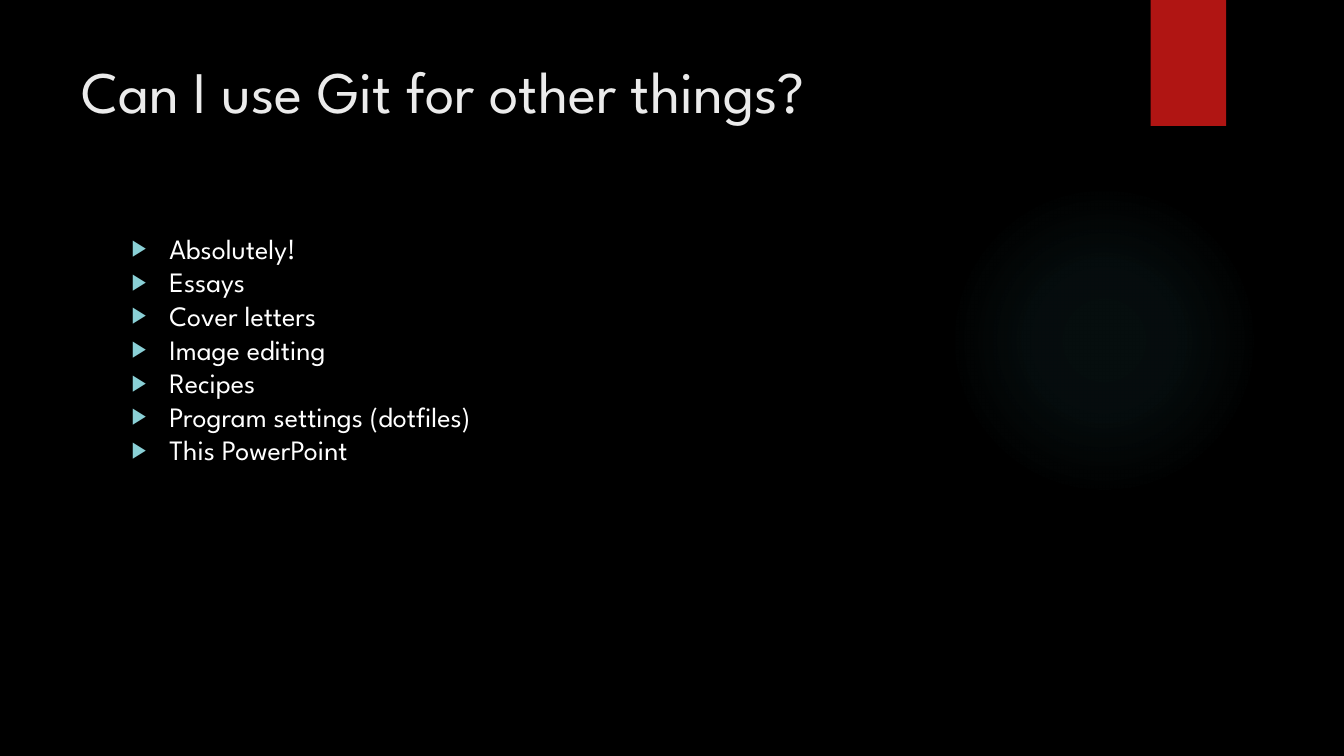
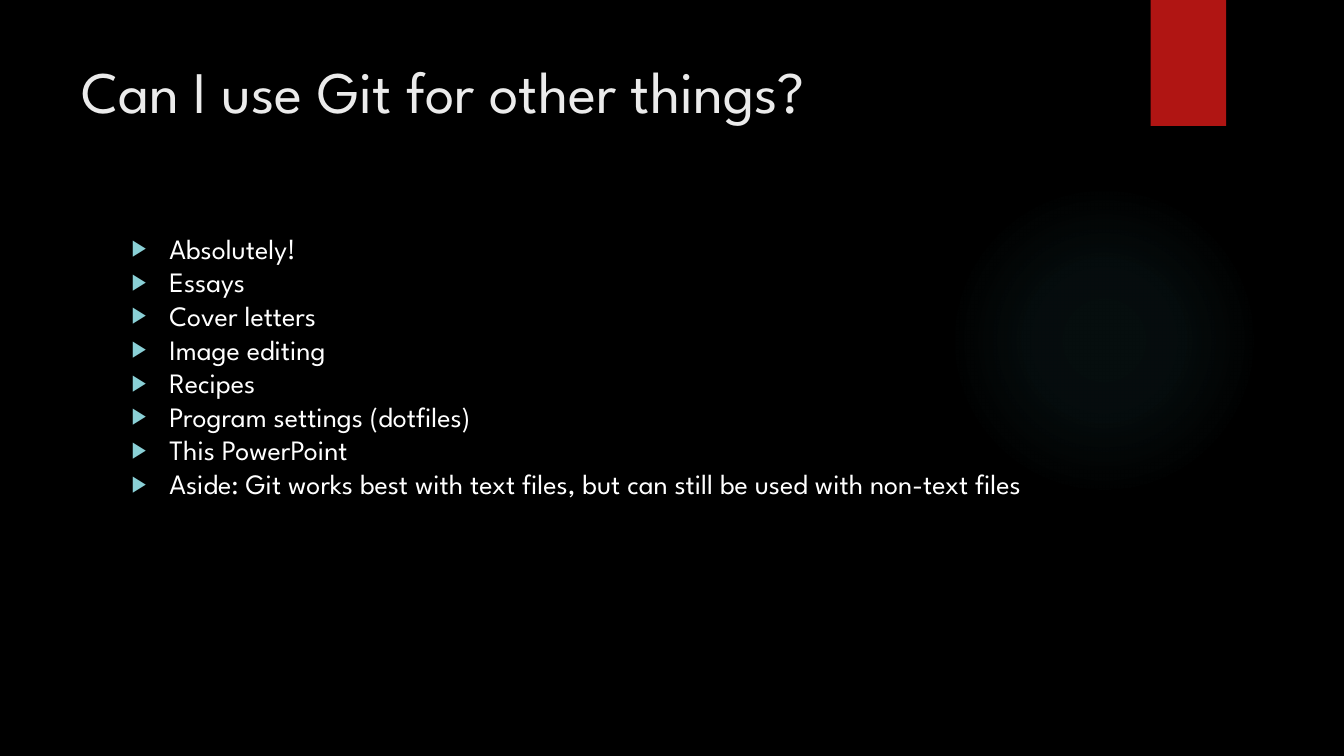
Before and after one commit to dvdmuckle/git101, a slide deck: slide 22 of Git 101.pptx (slide 12 before the commit). Drawn at 1344x756 pixels with LibreOffice and Linux fonts; fonts in the diff are those of the drawing; background and template pictures are left out. Boxes give left, top, right and bottom in pixels: in the first picture for what was removed or moved away, otherwise in the second. Text is boxed around its words. In the diff, an @@ line names an element or a change of style, - is before the commit and + after.

```diff
--- a/Git 101.pptx
+++ b/Git 101.pptx
@@ text at (169,474,1021,498): paragraph added @@
+▶ Aside: Git works best with text files, but can still be used with non-text files
```
Also in this commit, not shown: 1 other slide changed, 10 slides added, 1 other file.
